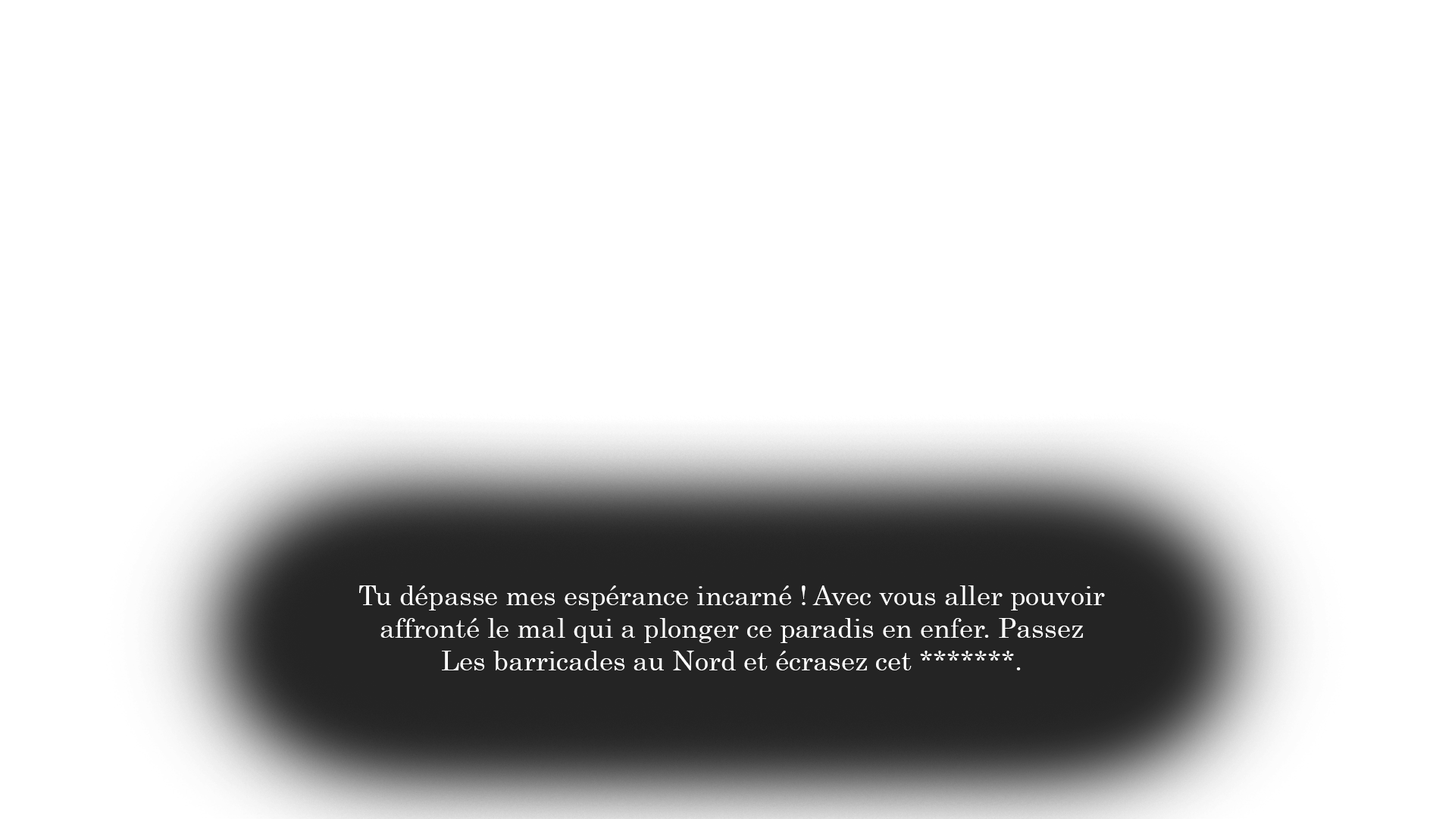
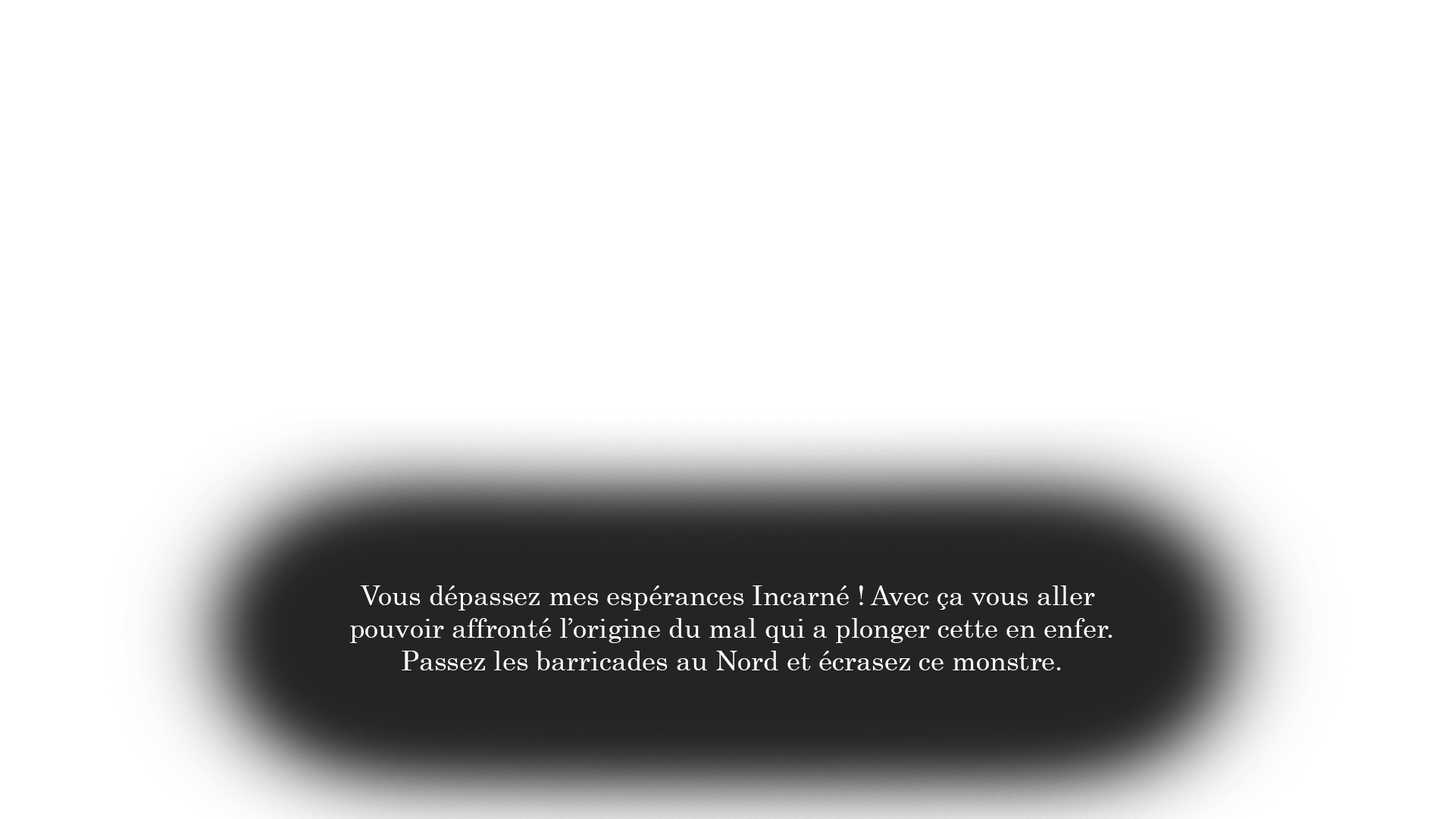
Two versions of the same layered image (1455 × 819). Layer-by-layer changes:
renamed "Tu dépasse mes espérance incarné ! Avec vous aller pouvoir affr" to "Vous dépassez mes espérances Incarné ! Avec ça vous aller pouv", painted on it over [350, 585, 1113, 671]
